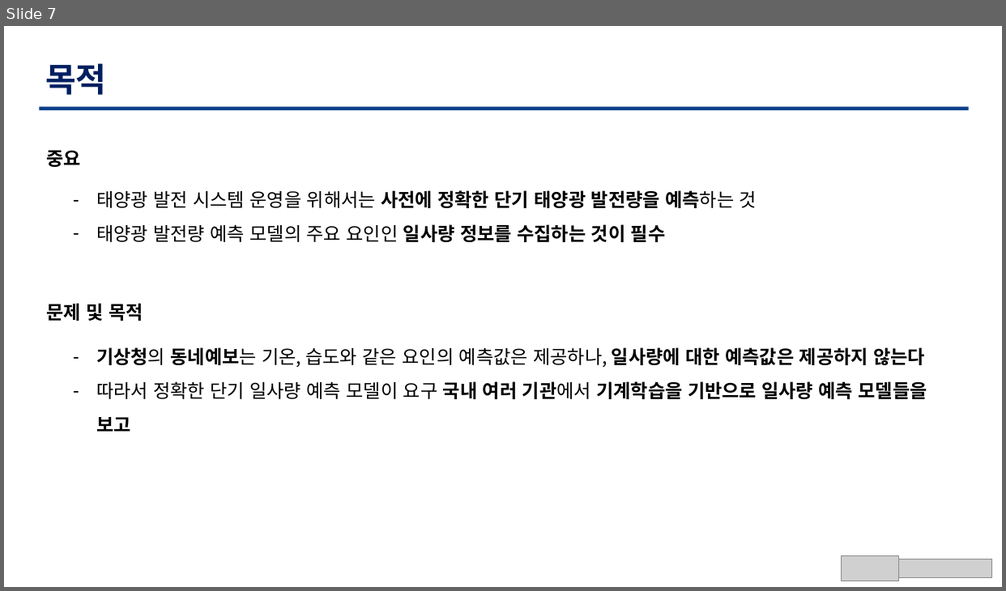
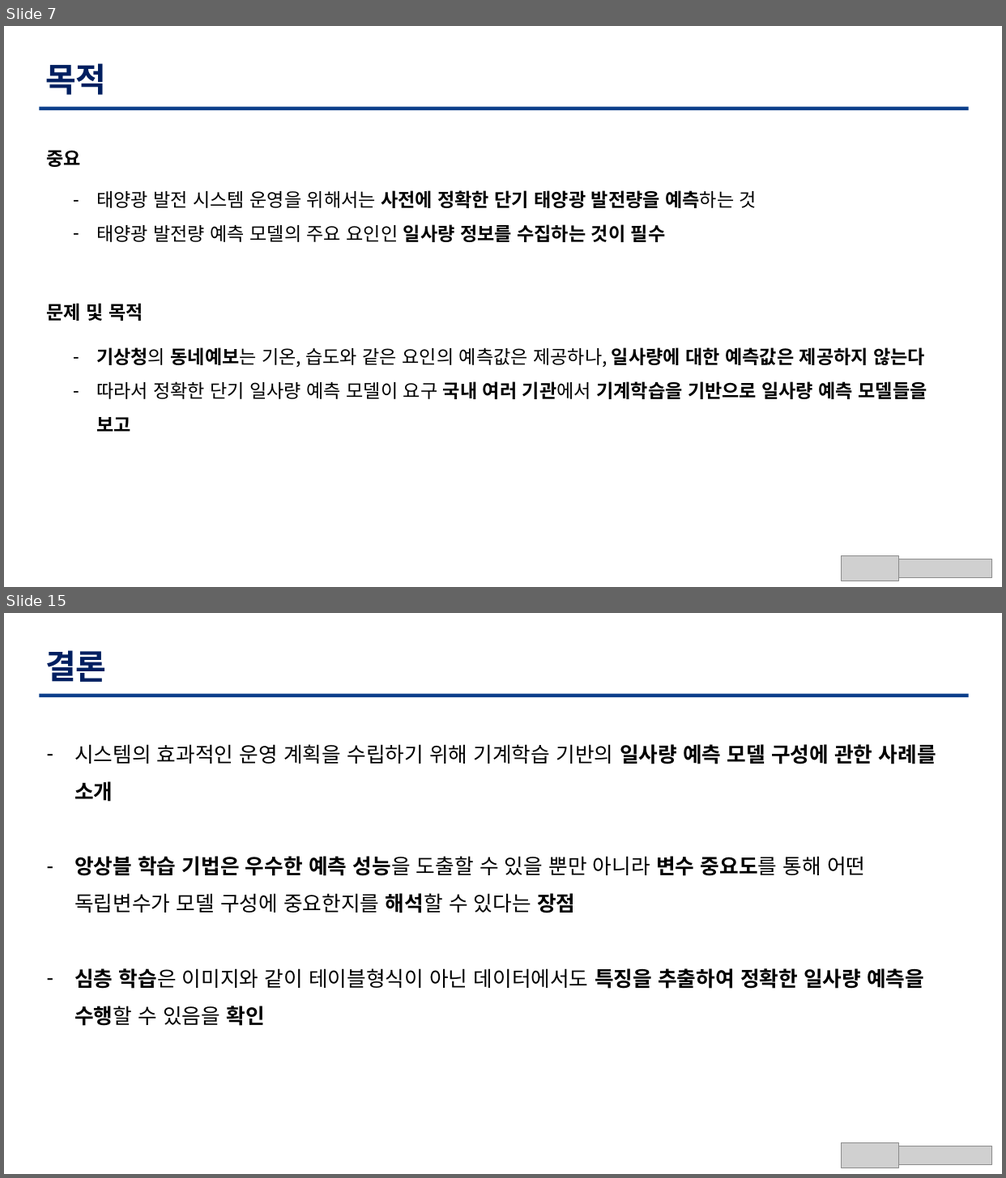
Before and after one commit to TaegyuHan/Solar_radiation_prediction_model, a slide deck: KICS_PT/[KICS] 동향 poster.pptx. Shown one above the other, each under a label of ours: slide 7 before the commit, slides 7 and 15 after it; the slides between them are not shown. The pictures are 1006x591 and 1006x1178 pixels, drawn with LibreOffice and Linux fonts; fonts in the diff are those of the drawing; grey boxes stand for pictures. Boxes give left, top, right and bottom in pixels: in the first picture for what was removed or moved away, otherwise in the second. Text is boxed around its words. In the diff, an @@ line names an element or a change of style, - is before the commit and + after.

```diff
--- a/KICS_PT/[KICS] 동향 poster.pptx
+++ b/KICS_PT/[KICS] 동향 poster.pptx
@@ slide 15 added at [4, 613, 1002, 1174], background #FFFFFF @@
@@ text added at [45, 650, 106, 682], 32 pt, text #001F60, bold @@
+결론
@@ freeform shape added at [39, 694, 969, 697], fill #0C3F8B @@
@@ text added at [74, 744, 936, 1026], 20 pt, text #000000 @@
+– 시스템의 효과적인 운영 계획을 수립하기 위해 기계학습 기반의 일사량 예측 모델 구성에 관한 사례를 소개
+– 앙상블 학습 기법은 우수한 예측 성능을 도출할 수 있을 뿐만 아니라 변수 중요도를 통해 어떤 독립변수가 모델 구성에 중요한지를 해석할 수 있다는 장점
+– 심층 학습은 이미지와 같이 테이블형식이 아닌 데이터에서도 특징을 추출하여 정확한 일사량 예측을 수행할 수 있음을 확인
@@ picture added at [841, 1144, 898, 1169] @@
@@ picture added at [898, 1147, 992, 1165] @@
```
Also in this commit, not shown: 7 slides changed, 2 other slides added, 5 other files.
